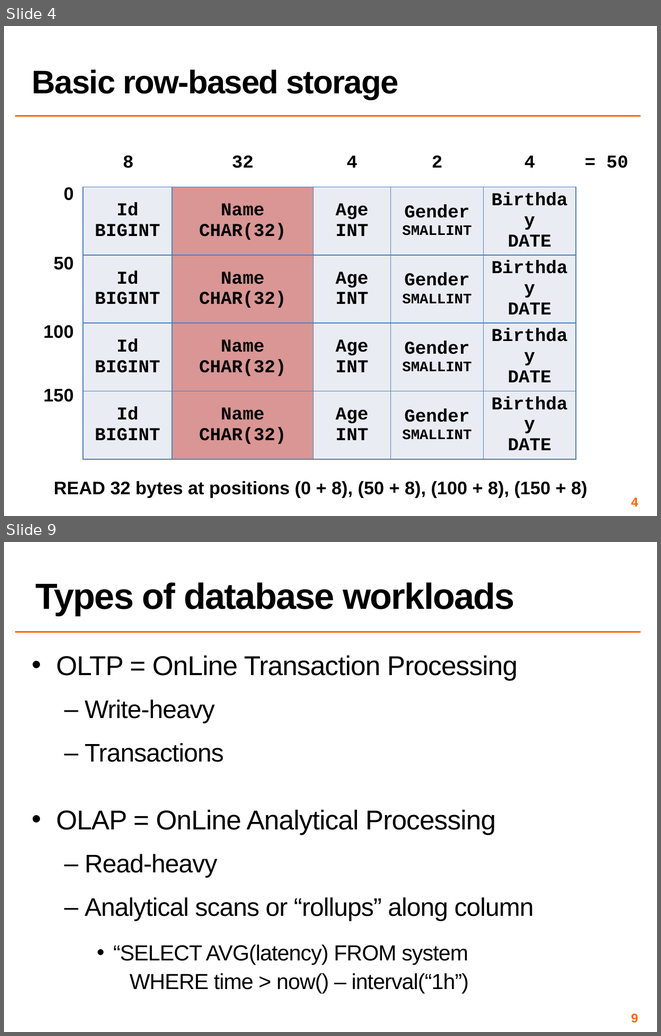
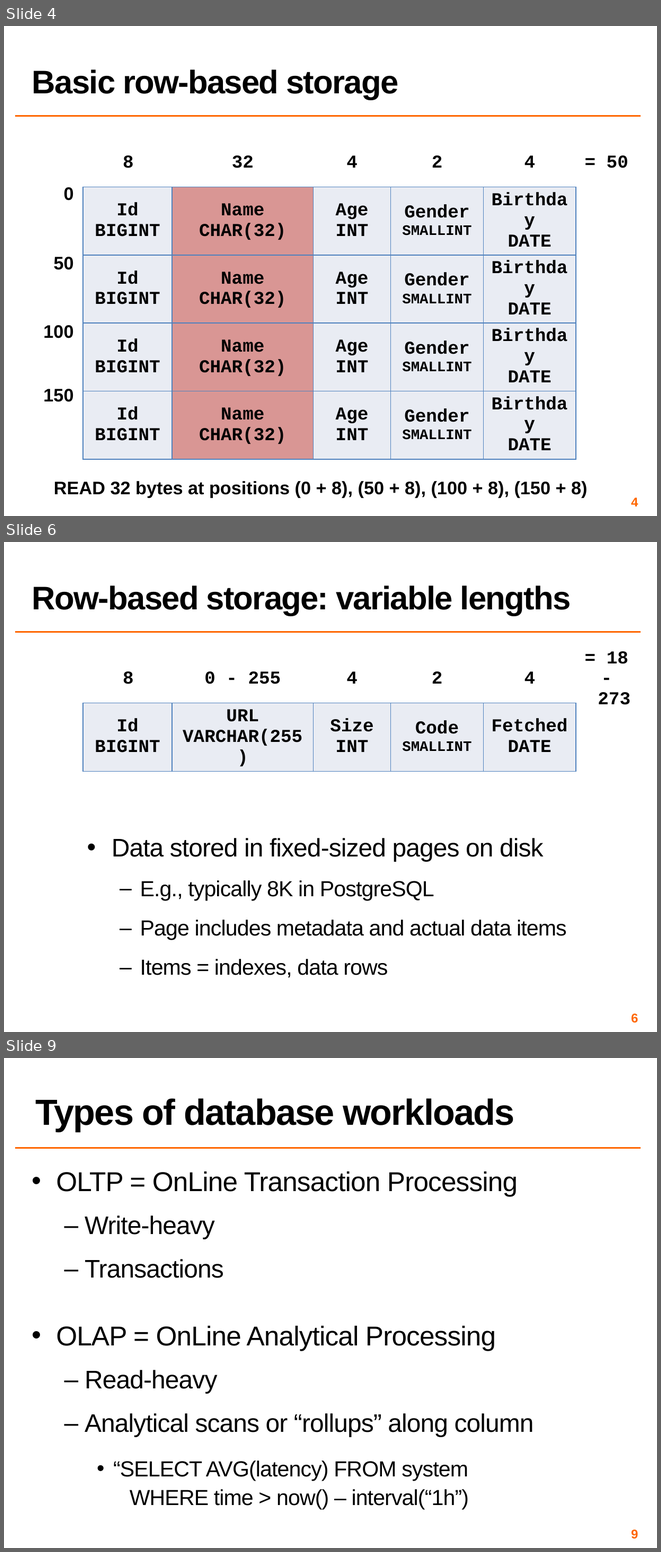
Before and after one commit to COS518/cos518.github.io, a slide deck: docs/L8-db-stores.pptx. Shown one above the other, each under a label of ours: slides 4 and 9 before the commit, slides 4, 6 and 9 after it; the slides between them are not shown. The pictures are 661x1036 and 661x1552 pixels, drawn with LibreOffice and Linux fonts; fonts in the diff are those of the drawing. Boxes give left, top, right and bottom in pixels: in the first picture for what was removed or moved away, otherwise in the second. Text is boxed around its words. In the diff, an @@ line names an element or a change of style, - is before the commit and + after.

```diff
--- a/docs/L8-db-stores.pptx
+++ b/docs/L8-db-stores.pptx
@@ slide 6 added at [4,542,657,1032], background #FFFFFF; not listed: 1 template element that a slide beside it also shows @@
@@ title added at [32,585,571,616], 36 pt, text #000000, bold @@
+Row-based storage: variable lengths
@@ table added at [85,644,637,713], 1 rows, 6 columns @@
+8 | 0 - 255 | 4 | 2 | 4 | = 18 - / 273
@@ table added at [83,703,576,770], 1 rows, 5 columns @@
+Id / BIGINT | URL / VARCHAR(255) | Size / INT | Code SMALLINT | Fetched DATE
@@ text added at [112,838,567,978], 24 pt, text #000000 @@
+• Data stored in fixed-sized pages on disk
+  – E.g., typically 8K in PostgreSQL
+  – Page includes metadata and actual data items
+  – Items = indexes, data rows
@@ page number added at [631,1013,638,1023], 14 pt, text #FF6600, bold @@
+6
```
Also in this commit, not shown: 2 slides changed, 1 other slide added, 4 slides removed, 2 other files.
